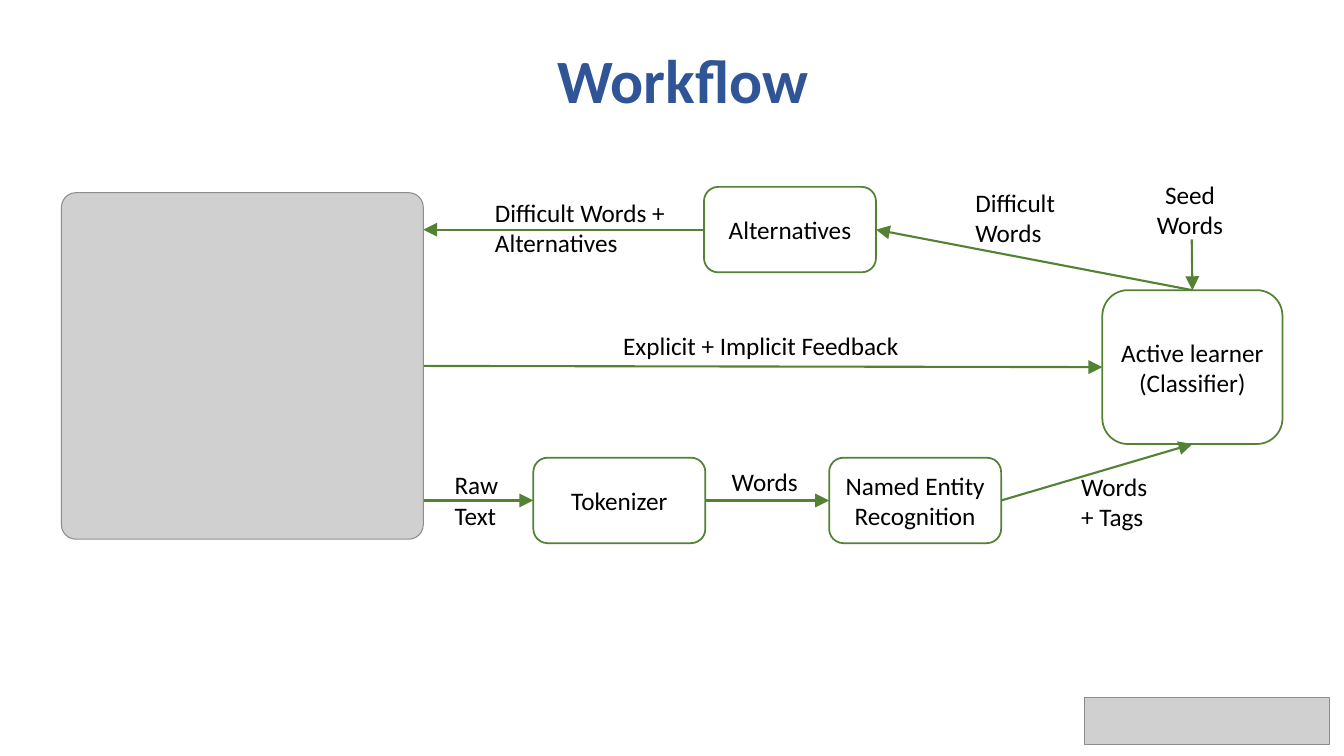
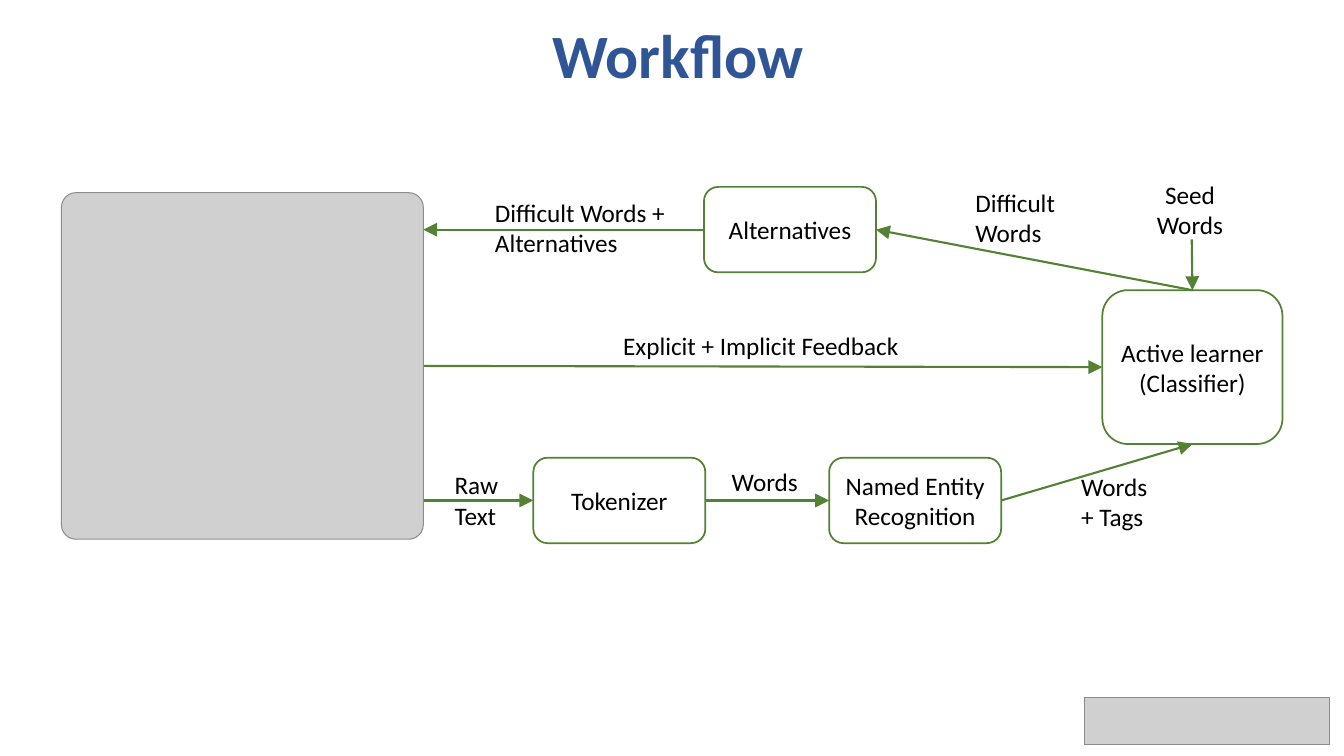
Before and after one commit to bhavyaghai/Fluent, a slide deck: slide 9 of presentation/presentation.pptx (slide 7 before the commit). Drawn at 1344x756 pixels with LibreOffice and Linux fonts; fonts in the diff are those of the drawing; grey boxes stand for pictures. Boxes give left, top, right and bottom in pixels: in the first picture for what was removed or moved away, otherwise in the second. Text is boxed around its words. In the diff, an @@ line names an element or a change of style, - is before the commit and + after.

```diff
--- a/presentation/presentation.pptx
+++ b/presentation/presentation.pptx
@@ text "Workflow" moved from (x1=557, y1=59, x2=808, y2=104) to (x1=552, y1=34, x2=803, y2=79) @@
```
Also in this commit, not shown: 7 other slides changed, 7 slides added, 1 slide removed, 1 other file.
